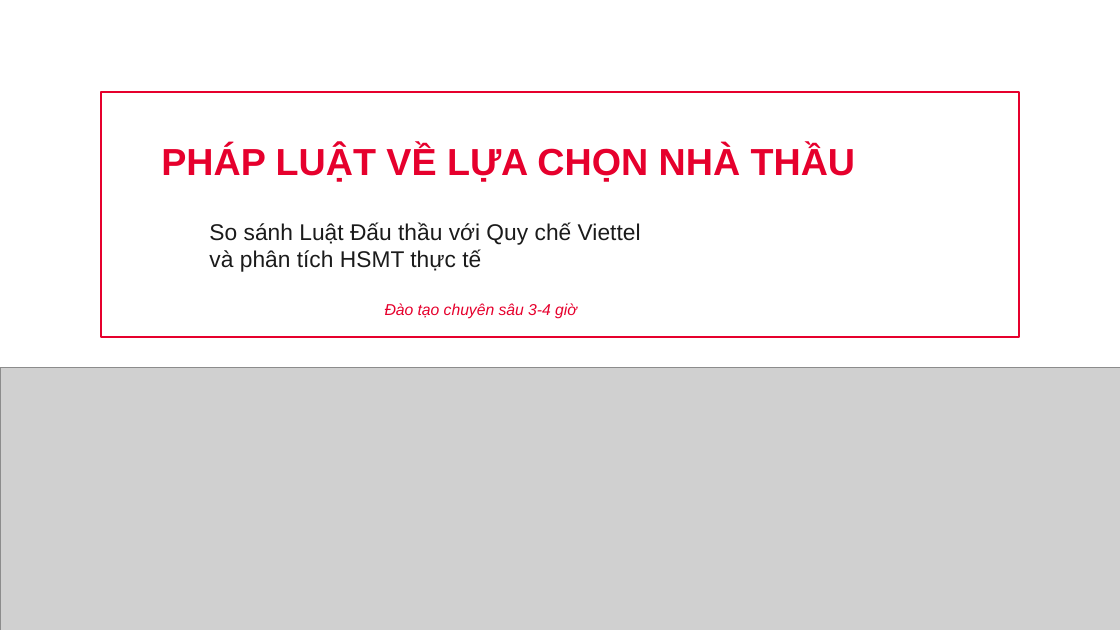
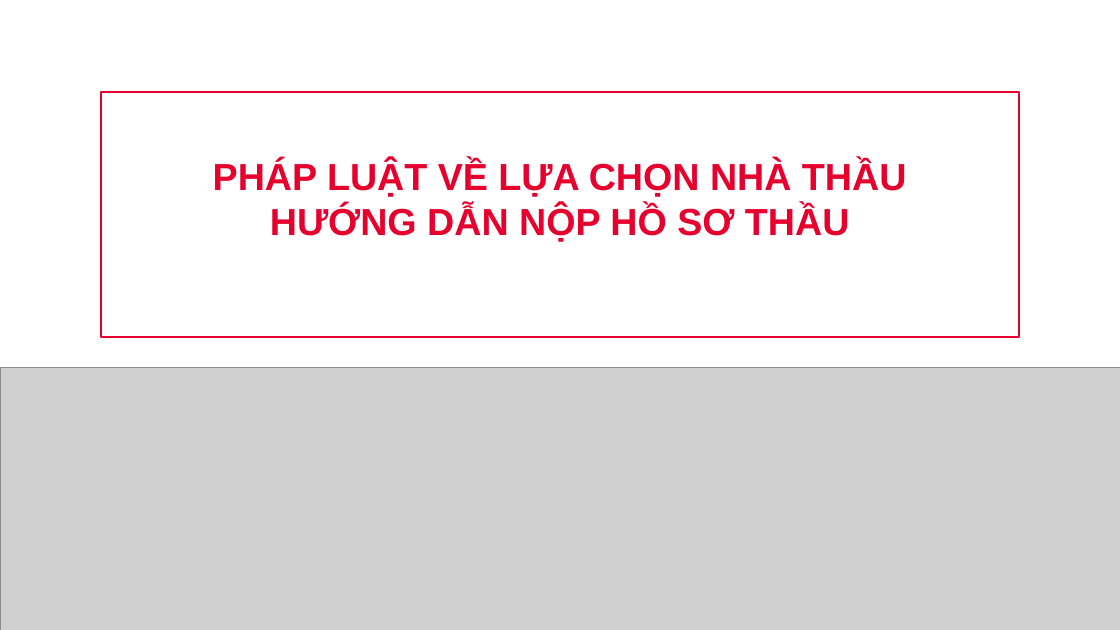
Before and after one commit to newstar94/Bidding, a slide deck: slide 1 of output/phap-luat-dau-thau-viettel-74-slide-final.pptx. Drawn at 1120x630 pixels with LibreOffice and Linux fonts; fonts in the diff are those of the drawing; grey boxes stand for pictures. Boxes give left, top, right and bottom in pixels: in the first picture for what was removed or moved away, otherwise in the second. Text is boxed around its words. In the diff, an @@ line names an element or a change of style, - is before the commit and + after.

```diff
--- a/output/phap-luat-dau-thau-viettel-74-slide-final.pptx
+++ b/output/phap-luat-dau-thau-viettel-74-slide-final.pptx
@@ text at (x1=213, y1=160, x2=907, y2=197): alignment left to centre @@
@@ text at (x1=270, y1=205, x2=850, y2=242): paragraph added @@
+HƯỚNG DẪN NỘP HỒ SƠ THẦU
@@ text removed at (x1=209, y1=222, x2=641, y2=272) @@
-So sánh Luật Đấu thầu với Quy chế Viettel
-và phân tích HSMT thực tế
@@ text removed at (x1=385, y1=303, x2=577, y2=319) @@
-Đào tạo chuyên sâu 3-4 giờ
```
Also in this commit, not shown: 4 other slides changed, 5 slides removed, 23 other files.
